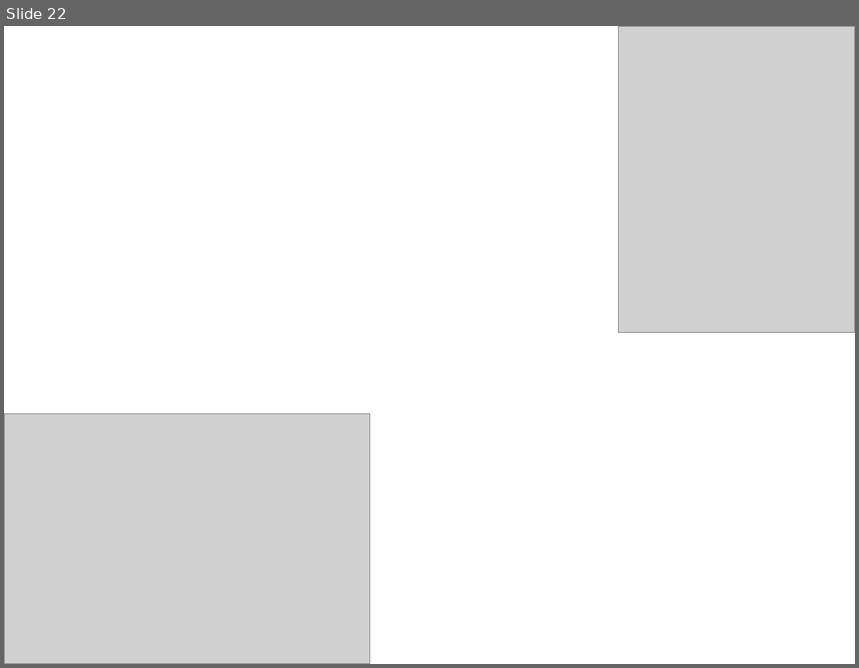
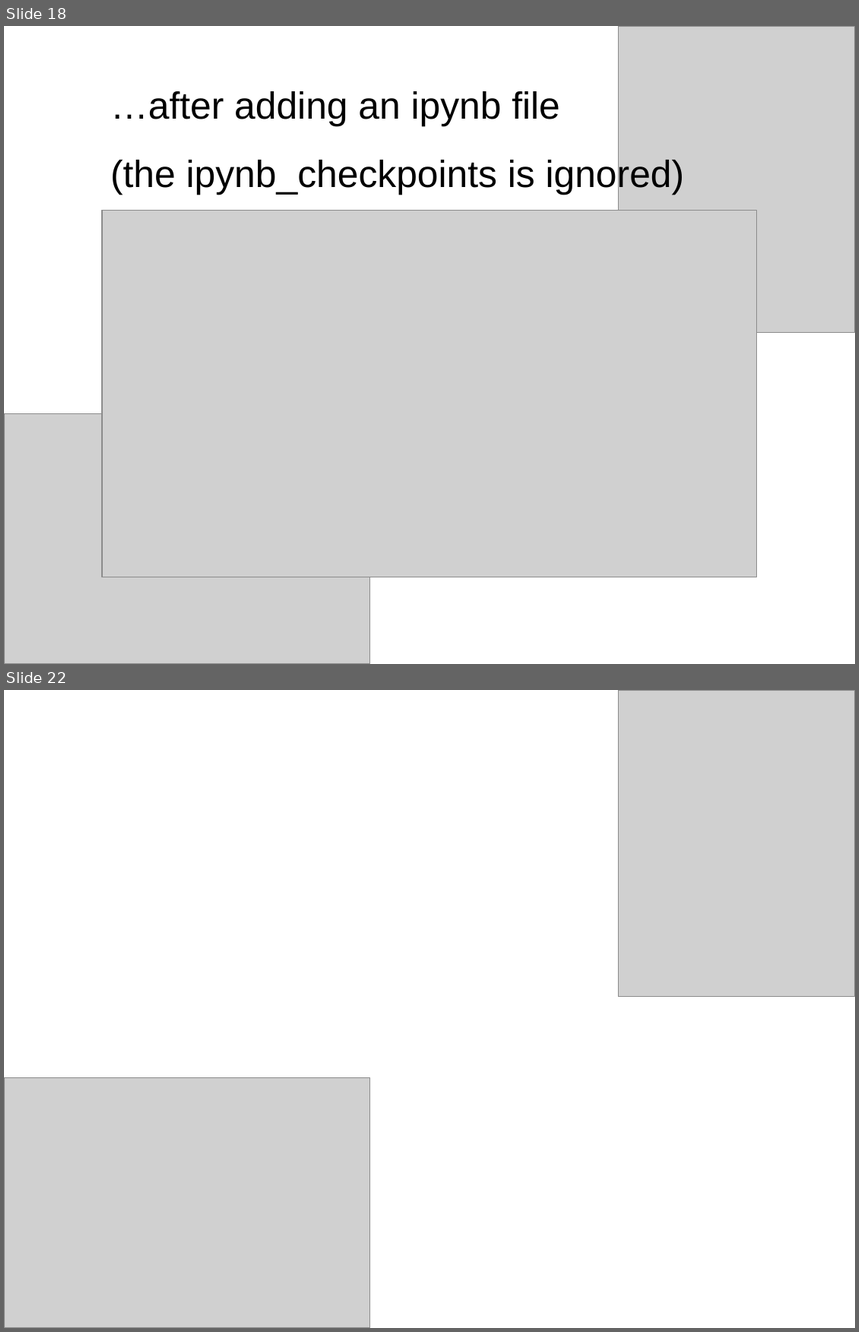
Before and after one commit to NCKU-BDA-2020/TA_Git_GitHub, a slide deck: TA_Class_III.pptx. Shown one above the other, each under a label of ours: slide 22 before the commit, slides 18 and 22 after it; the slides between them are not shown. The pictures are 859x668 and 859x1332 pixels, drawn with LibreOffice and Linux fonts; fonts in the diff are those of the drawing; grey boxes stand for pictures. Boxes give left, top, right and bottom in pixels: in the first picture for what was removed or moved away, otherwise in the second. Text is boxed around its words. In the diff, an @@ line names an element or a change of style, - is before the commit and + after.

```diff
--- a/TA_Class_III.pptx
+++ b/TA_Class_III.pptx
@@ slide 18 added at <box>4,26,855,664</box>, background #FFFFFF @@
@@ picture added at <box>619,26,855,332</box> @@
@@ text added at <box>110,91,685,195</box>, 32 pt, text #000000 @@
+…after adding an ipynb file
+(the ipynb_checkpoints is ignored)
@@ picture added at <box>102,211,757,579</box> @@
@@ picture added at <box>4,414,370,664</box> @@
```
Also in this commit, not shown: 1 slide changed, 5 other slides added, 6 slides removed.
